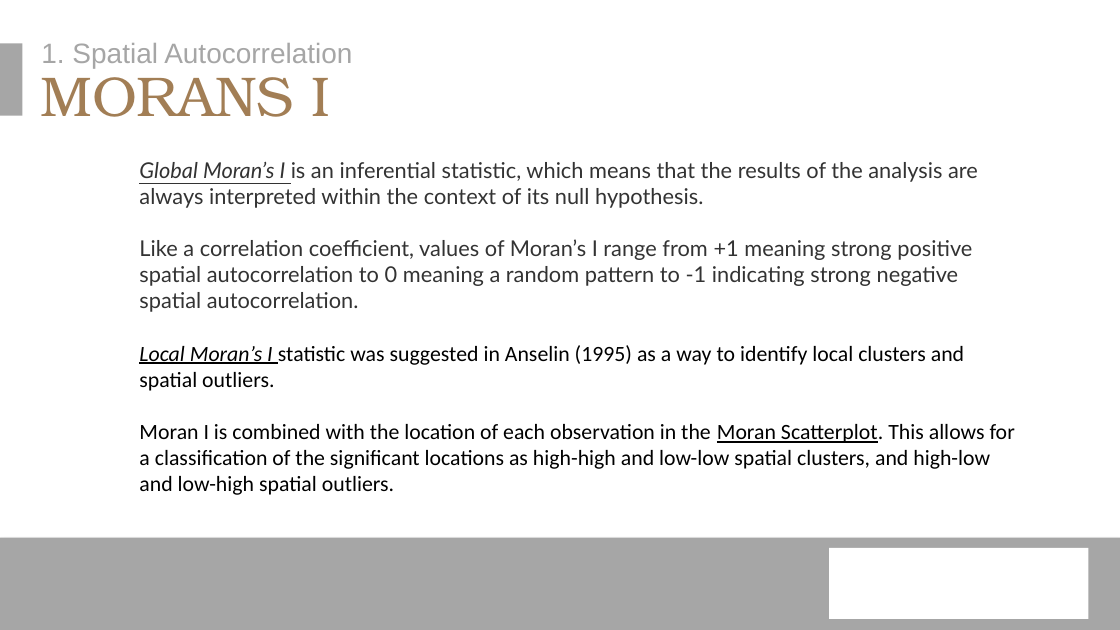
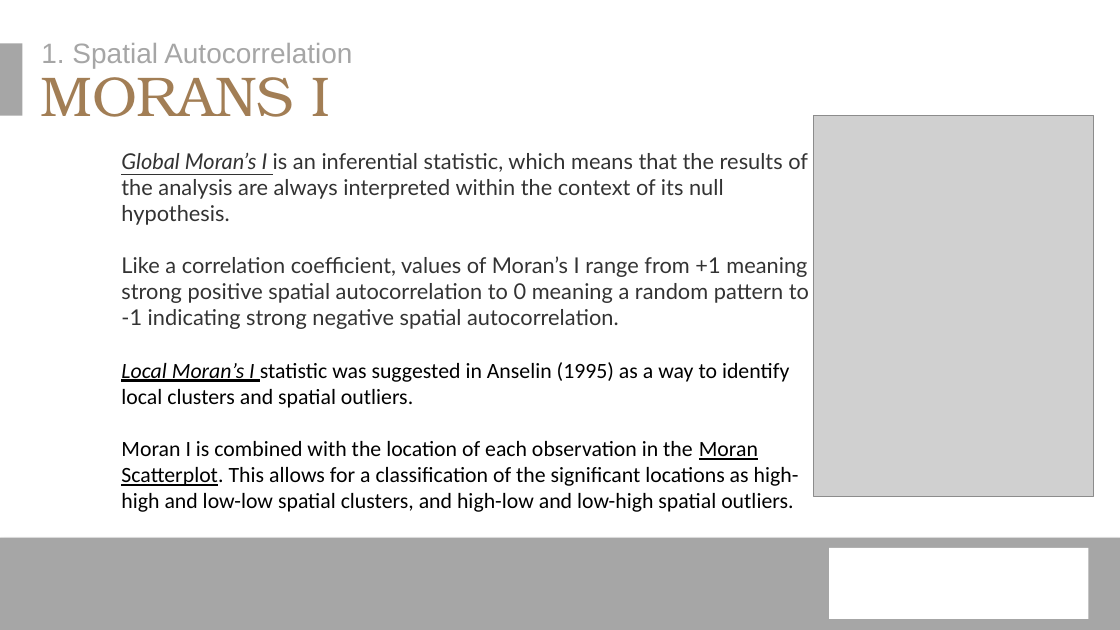
Before and after one commit to erichseamon/BCB503_advanced_geospatial_workshop, a slide deck: slide 6 of doc/BCB_Intro_Advanced_Analysis_1_2021.pptx. Drawn at 1120x630 pixels with LibreOffice and Linux fonts; fonts in the diff are those of the drawing; grey boxes stand for pictures; background and template pictures are left out. Boxes give left, top, right and bottom in pixels: in the first picture for what was removed or moved away, otherwise in the second. Text is boxed around its words. In the diff, an @@ line names an element or a change of style, - is before the commit and + after.

```diff
--- a/doc/BCB_Intro_Advanced_Analysis_1_2021.pptx
+++ b/doc/BCB_Intro_Advanced_Analysis_1_2021.pptx
@@ text "Global Moran’s I is an ..." rewrapped from [139, 162, 1015, 495] to [121, 153, 809, 511] @@
@@ picture added at [814, 115, 1094, 496] @@
```
Also in this commit, not shown: 2 other slides changed, 2 slides added, 1 slide removed, 2 other files.
